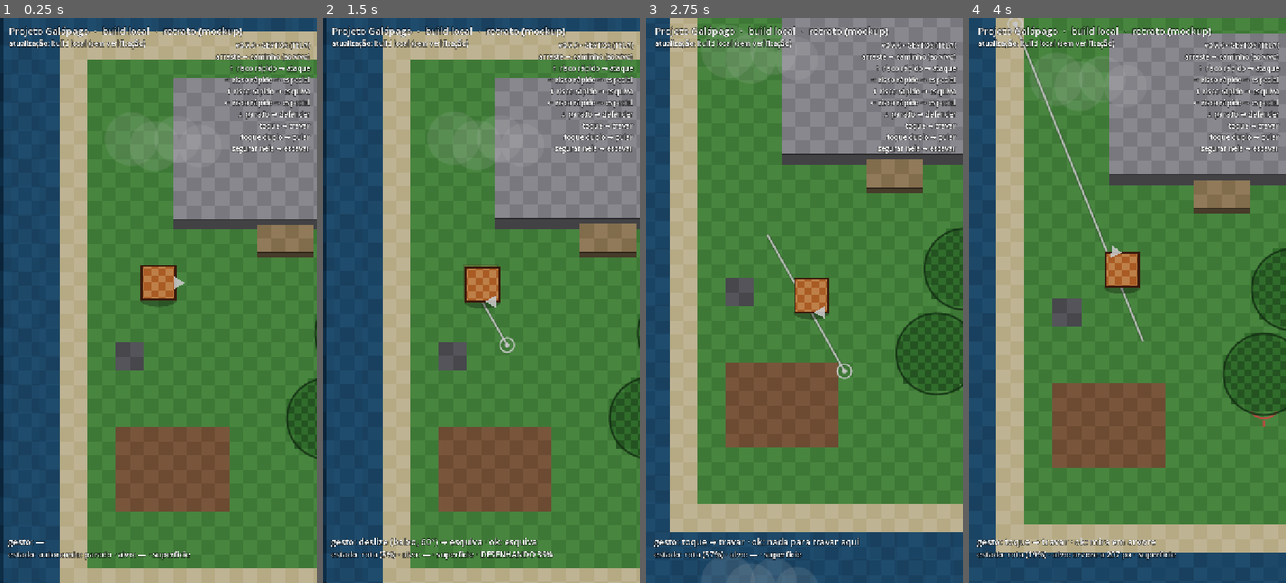
Above: before the commit, frames 1-4 (left to right).
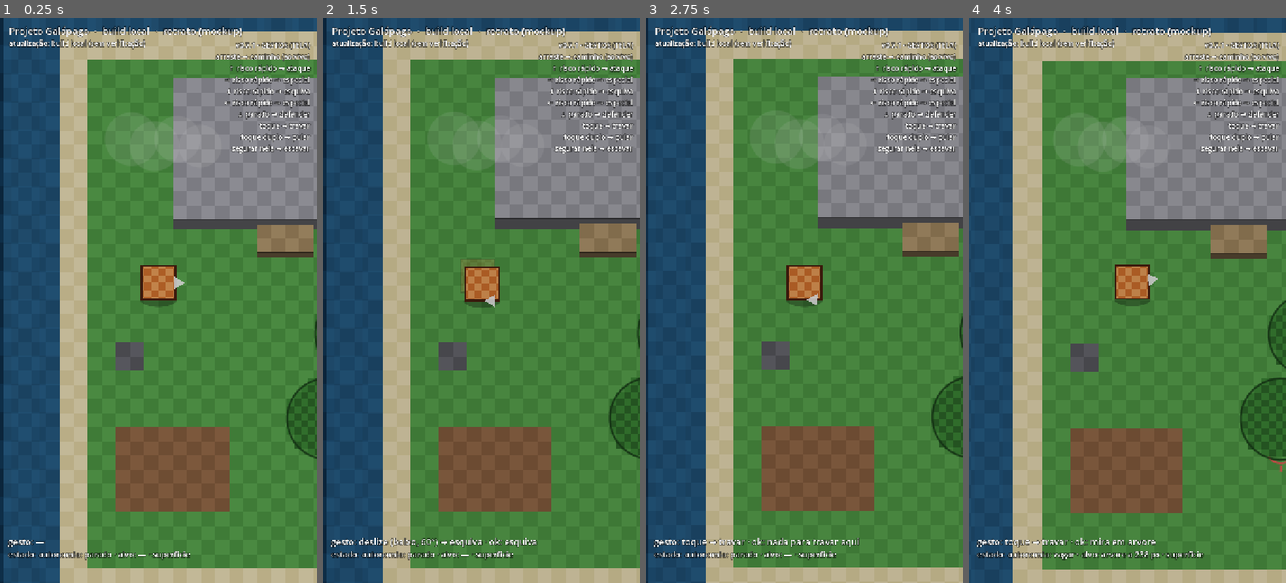
Above: after the commit, the same moments.

Repository: jonathasptbr-gh/Projeto-Galapago
Game: Godot game, scene res://jogo/main.tscn
Two runs of this game, one before a commit and one after it. Both use one fixed random seed, a clock stepped at 60 frames per second and the inputs below.
Inputs (mouse positions are in pixels of both pictures, inside the frame that each line leads up to):
- Up to frame 1 (0.25 s): no input
- Up to frame 2 (1.5 s): tap Enter at 0.5 s; move the mouse to (551, 272) at 0.52 s; click (551, 272) at 0.67 s; tap Space at 1.25 s; drag from (418, 328) to (465, 413) at 1.27 s
- Up to frame 3 (2.75 s): move the mouse to (836, 176) at 2.02 s; click (836, 176) at 2.17 s
- Up to frame 4 (4 s): drag from (1111, 413) to (1032, 215) at 2.77 s; move the mouse to (1222, 385) at 3.52 s; click (1222, 385) at 3.67 s

The runs differ from the first frame. In frame 1, less than 0.1% of the frame differs, in the area x 79-81%, y 4-6%; in frame 2, 1.1%; in frame 3, 58%, in the area x 0-100%, y 0-100%; in frame 4, 46%.

Commit message:
v0.7.1: o gesto de AÇÃO (risco/defesa) não vira passo
- sim/gestos: o risco cancela o desenho (um gesto = uma intenção) e o
  'planejamento' (tempo lento + véu) só entra quando o gesto deixou de poder
  ser risco
- sim/corpo: guardar_rota/voltar_rota devolvem rota, progresso e autonomia
- jogo/main: instantâneo da rota na descida do dedo, cancelamento no deslize e
  no segurar_inicio, tempo volta na hora e véu suavizado
- testes 72; docs (GDD, HISTORICO, RESIDUOS, fila P13)

Diff:
--- a/dados/gestos.json
+++ b/dados/gestos.json
@@ -1,5 +1,5 @@
 {
- "_leia": "Gestos -> ações. v0.7: os setores são RELATIVOS À …(192 unchanged characters)… do (a linha não anda com ela). As AÇÕES acontecem em paralelo: um RISCO rápido (`flick_*`) dispara o setor no meio do arrasto, no máximo uma vez por gesto. Enquanto desenha, o mundo roda em `pla …(306 unchanged characters)…
+ "_leia": "Gestos -> ações. v0.7: os setores são RELATIVOS À …(192 unchanged characters)… do (a linha não anda com ela). As AÇÕES são gestos próprios: um RISCO rápido (`flick_*`) dispara o setor no meio do arrasto, no máximo uma vez por gesto, e NÃO vira caminho (o traço é cancelado e a rota anterior volta) — é o ataque durante a caminhada. Enquanto desenha, o mundo roda em `pla …(306 unchanged characters)…
  "limiares": {
   "toque_max_px": 16,
   "toque_max_ms": 260,
--- a/jogo/hud.gd
+++ b/jogo/hud.gd
@@ -52,7 +52,7 @@
 
 func _legenda() -> String:
 	var m: Dictionary = cfg.get("mapa", {})
-	var linhas := PackedStringArray(["v0.7.0 · GESTOS (TELA)"])
+	var linhas := PackedStringArray(["v0.7.1 · GESTOS (TELA)"])
 	linhas.append("arraste → caminho (ao vivo)")
 	for s in m.get("deslize", []):
 		var seta: String = {"cima": "↑", "baixo": "↓", "esquerda": "←", "direita": "→"}.get(s["nome"], "?")
--- a/jogo/main.gd
+++ b/jogo/main.gd
@@ -60,9 +60,13 @@
 var _gesto_origem := Vector2.ZERO
 var _gesto_inv := Transform2D.IDENTITY
 var _traco_iniciado := false
+# a rota de ANTES do gesto: um risco de ação cancela o traço e a devolve
+var _rota_antes := {}
+var _cancelou := false
 # tempo lento do desenho e a rampa de aceleração da saída
 var _escala := 1.0
 var _retomada := 0.0
+var _veu_alfa := 0.0
 
 
 func _ready() -> void:
@@ -193,21 +197,23 @@
 	for cp in copas:
 		cp.atualizar(corpo.pos, delta, corpo.camada == Mundo.SUBSOLO)
 	# a rota (a mesma que o dedo desenhou) fica VISÍVEL durante os gestos de
-	# ação: ataque, esquiva e pulo acontecem POR CIMA dela.
+	# ação: ataque, esquiva e pulo acontecem POR CIMA dela, sem movê-la.
 	if corpo.em_rota():
 		trilha.mostrar(corpo.rota)
 	else:
 		trilha.mostrar(PackedVector2Array())
 	camera.position = criatura.ponto_visual()
 	hud.estado(corpo, alvos, planejando, _escala)
-	_escurecer(planejando, plano, retomada_s)
+	_escurecer(planejando, plano, retomada_s, delta)
 
 
 ## VÉU: escurece enquanto desenha e clareia junto com a rampa de aceleração.
-func _escurecer(planejando: bool, plano: Dictionary, retomada_s: float) -> void:
+## Suavizado para não piscar num gesto de ação que mal começou.
+func _escurecer(planejando: bool, plano: Dictionary, retomada_s: float, delta: float) -> void:
 	var forca := float(plano.get("escurecer", 0.22))
-	var v := 1.0 if planejando else 1.0 - _retomada / retomada_s
-	veu.color = Color(0, 0, 0, forca * clampf(v, 0.0, 1.0))
+	var alvo := 1.0 if planejando else 1.0 - _retomada / retomada_s
+	_veu_alfa = lerpf(_veu_alfa, clampf(alvo, 0.0, 1.0), clampf(delta * 9.0, 0.0, 1.0))
+	veu.color = Color(0, 0, 0, forca * _veu_alfa)
 
 
 func _evento(e: String) -> void:
@@ -249,6 +255,8 @@
 	_gesto_origem = corpo.pos - corpo.desvio
 	_gesto_inv = get_viewport().get_canvas_transform().affine_inverse()
 	_traco_iniciado = false
+	_rota_antes = corpo.guardar_rota()
+	_cancelou = false
 	_entregar(reconhecedor.iniciar(p, tempo_ms, tela_de(criatura.ponto_visual() + Vector2(0, -20))))
 
 
@@ -263,6 +271,13 @@
 
 func _entregar(evs: Array) -> void:
 	for ev in evs:
+		# AÇÃO de um risco (ataque, especial, esquiva) ou defesa: o gesto NÃO é
+		# caminho — o traço que o dedo chegou a riscar é cancelado e a rota
+		# anterior volta, então dá para atacar DURANTE a caminhada sem movê-la.
+		if ev["gesto"] in ["deslize", "segurar_inicio"]:
+			_cancelar_traco()
+			if ev["gesto"] == "deslize":
+				_retomada = 0.0  # ação não fica em câmera lenta
 		if ev["gesto"] == "trajetoria":
 			# O caminho já foi desenhado AO VIVO: aqui só se fecha a rota com o
 			# último trecho (nada de recomeçar do zero).
@@ -280,6 +295,16 @@
 		hud.gesto(ev, cmd, res)
 
 
+## Cancela o caminho riscado por este gesto: devolve a rota (e o progresso)
+## que existia antes do dedo descer. É o que faz "ataque não ser passo".
+func _cancelar_traco() -> void:
+	if _cancelou:
+		return
+	_cancelou = true
+	corpo.voltar_rota(_rota_antes)
+	_traco_iniciado = false
+
+
 ## O desenho do dedo em MUNDO, a partir da origem congelada e com o GANHO de
 ## sensibilidade: um dedo menor cobre mais tela (o mesmo traço em px de tela é
 ## multiplicado por `desenho.ganho`).
--- a/sim/corpo.gd
+++ b/sim/corpo.gd
@@ -501,6 +501,32 @@
 			return {"tipo": "terreno", "celula": c}
 	return {}
 
+## GUARDA o estado da rota (e da autonomia) inteiro — é o que permite CANCELAR
+## um traço que virou AÇÃO: um risco rápido de ataque/esquiva não deixa
+## caminho, e a caminhada anterior volta do ponto em que estava.
+func guardar_rota() -> Dictionary:
+	return {
+		"rota": rota.duplicate(), "i": _rota_i, "t": rota_t, "total": total_rota,
+		"barrado": _barrado, "autonomia": autonomia, "destino": _auto_destino,
+		"auto_t": _auto_t, "espera": _auto_espera,
+	}
+
+
+## Devolve o estado guardado por `guardar_rota` (o traço cancelado sai da rota
+## e o progresso volta ao que era).
+func voltar_rota(g: Dictionary) -> void:
+	rota = g["rota"]
+	_rota_i = int(g["i"])
+	rota_t = float(g["t"])
+	total_rota = float(g["total"])
+	_barrado = bool(g["barrado"])
+	_desvios = 0
+	autonomia = str(g["autonomia"])
+	_auto_destino = g["destino"]
+	_auto_t = float(g["auto_t"])
+	_auto_espera = float(g["espera"])
+
+
 ## Fim da rota: guarda o destino para a autonomia e limpa a rota — a posição
 ## final é calculada ANTES de limpar (era o defeito da v0.5).
 func _terminar_rota() -> Vector2:
--- a/sim/gestos.gd
+++ b/sim/gestos.gd
@@ -13,9 +13,11 @@
 ## JÁ É caminho (o jogo desenha a rota ao vivo, quadro a quadro). Acabou o
 ## "segurar parado antes de arrastar".
 ##
-## As AÇÕES continuam em paralelo: um RISCO rápido (limiares `flick_*`)
-## dispara o setor da tabela NO MEIO do arrasto e o caminho continua — no
-## máximo um disparo por gesto (senão um desenho rápido viraria metralhadora).
+## As AÇÕES ficam em paralelo no sentido do jogo: um RISCO rápido (limiares
+## `flick_*`) dispara o setor da tabela sem virar caminho — o traço que o dedo
+## chegou a riscar é cancelado (a rota anterior volta) e a criatura continua a
+## caminhada em que estava. Um gesto = uma intenção: risco vira AÇÃO, arrasto
+## lento/curvo vira CAMINHO. No máximo um disparo por gesto.
 ##
 ## A ORIGEM do caminho é a posição da CRIATURA quando o dedo desceu. Aqui só se
 ## guarda o ponto de TELA do começo (`inicio()`); quem converte tela→mundo
@@ -39,6 +41,7 @@
 var _defendendo := false
 var _segurando := false
 var _acao_disparada := false
+var _planejavel := false   # já não pode ser um risco: o mundo pode desacelerar
 var _pontos := PackedVector2Array()
 var _tempos: Array[float] = []
 var _t0 := 0.0
@@ -72,8 +75,10 @@
 
 
 ## O mundo está em "planejamento" (tempo lento)? Desenho, defesa ou escavação.
+## Um RISCO ainda não confirmado como desenho NÃO desacelera: senão a tela
+## escureceria por dois quadros a cada ataque.
 func planejando() -> bool:
-	return _desenhando or _defendendo or _segurando
+	return (_desenhando and _planejavel) or _defendendo or _segurando
 
 
 func defendendo() -> bool:
@@ -97,6 +102,7 @@
 	_defendendo = false
 	_segurando = false
 	_acao_disparada = false
+	_planejavel = false
 	_pontos = PackedVector2Array([pos])
 	_tempos = [t_ms]
 	_t0 = t_ms
@@ -119,12 +125,24 @@
 		if pos.distance_to(_pontos[0]) <= lim["desenho_min_px"]:
 			return []
 		_desenhando = true
-	# RISCO rápido: a ação sai AGORA, no meio do desenho, sem parar o caminho.
+	# RISCO rápido: a ação sai AGORA e o gesto deixa de ser caminho — o traço
+	# que o dedo chegou a riscar é CANCELADO por quem desenha (jogo/main.gd
+	# devolve a rota anterior). Ataque NÃO é passo: ele acontece durante a
+	# caminhada que já existia.
 	var ev := _risco(t_ms)
-	if ev.is_empty():
-		return []
-	_acao_disparada = true
-	return [ev]
+	if not ev.is_empty():
+		_acao_disparada = true
+		_desenhando = false
+		return [ev]
+	# ainda é candidato a risco? então não desacelera. Basta o dedo ir mais
+	# devagar, o traço passar da janela, virar curva ou durar mais que o risco.
+	if not _planejavel:
+		var dur := t_ms - _t0
+		_planejavel = _velocidade(t_ms) < lim["flick_vel_min_px_s"] \
+			or _comprimento() > lim["flick_janela_px"] \
+			or dur > lim["flick_max_ms"] \
+			or _desvio_corda() > lim["flick_reta_px"]
+	return []
 
 
 ## Chamar a cada quadro com o dedo parado: é o que transforma em "segurar".
@@ -139,6 +157,7 @@
 			return []
 		_defendendo = true
 		_segurando = false
+		_desenhando = false  # defesa também não deixa caminho
 		return [_evento("segurar_inicio", t_ms)]
 	# segurar em cima dela, parado = escavar (decidido no soltar)
 	if _na_criatura and not _segurando and t_ms - _t0 >= lim["segurar_min_ms"] \
@@ -164,6 +183,8 @@
 	if _segurando:
 		_segurando = false
 		return [_evento("segurar_inicio", t_ms)]
+	if _acao_disparada:
+		return []  # o gesto já resolveu numa AÇÃO (o risco já disparou)
 	if _desvio_max() > lim["toque_max_px"] or dur > lim["toque_max_ms"]:
 		return [_evento("nada", t_ms)]
 	var saida := [_evento("toque", t_ms)]
--- a/testes/test_corpo.gd
+++ b/testes/test_corpo.gd
@@ -384,3 +384,26 @@
 	checar(c.rota[1].distance_to(origem) < 1.0, "o 2º é o começo do traço (%s)" % [c.rota])
 	_rodar(c, m, 0.2)
 	checar(c.pos.x < 96.0, "voltou para o começo (x=%s)" % c.pos.x)
+
+
+## Cancelar o traço que virou AÇÃO: a rota anterior volta INTEIRA (com o
+## progresso) — é o que faz "ataque não ser passo" durante a caminhada.
+func test_voltar_rota_desfaz_o_traco_que_virou_acao() -> void:
+	var s := _setup(MAPA)
+	var m: RefCounted = s[0]
+	var c: RefCounted = s[1]
+	c.comandar({"acao": "mover", "pontos": PackedVector2Array([Vector2(400, 48)])}, m, [])
+	_rodar(c, m, 0.3)
+	var guardado: Dictionary = c.guardar_rota()
+	var t0: float = c.rota_t
+	var fim: Vector2 = c.rota[c.rota.size() - 1]
+	# o dedo começa um traço ao vivo (para baixo) e ele vira AÇÃO: cancela
+	checar(c.tracar(PackedVector2Array([c.pos - c.desvio, c.pos - c.desvio + Vector2(0, 90)]), m, true).begins_with("ok"), "o traço entrou")
+	checar(c.rota[c.rota.size() - 1].y > 100.0, "a rota agora vai para baixo")
+	c.voltar_rota(guardado)
+	perto(c.rota_t, t0, 0.001, "o progresso voltou")
+	perto_v(c.rota[c.rota.size() - 1], fim, 0.001, "a rota anterior voltou inteira")
+	checar(c.em_rota(), "e ela continua em rota")
+	_rodar(c, m, 0.4)
+	checar(c.pos.x > 80.0, "segue andando na rota antiga (x=%s)" % c.pos.x)
+	checar(absf(c.pos.y - 48.0) < 20.0, "e não desceu pelo traço cancelado (y=%s)" % c.pos.y)
--- a/testes/test_gestos.gd
+++ b/testes/test_gestos.gd
@@ -46,8 +46,9 @@
 	checar(not evs[0]["defesa"], "não é defesa")
 
 
-## O RISCO rápido dispara a ação NO MEIO do arrasto; o caminho segue.
-func test_risco_dispara_acao_no_meio_do_desenho() -> void:
+## O RISCO rápido dispara a ação e o gesto NÃO vira caminho: o traço é
+## cancelado (a rota anterior volta em jogo/main.gd). Ataque não é passo.
+func test_risco_dispara_acao_e_nao_vira_caminho() -> void:
 	var r := _r()
 	r.iniciar(Vector2(200, 700), 0, CRIA)
 	var evs: Array = []
@@ -56,11 +57,11 @@
 		p += Vector2(0, -40)
 		evs.append_array(r.mover(p, 30 * i))
 	igual(_nomes(evs), ["deslize"], "uma ação, no meio do traço")
-	checar(r.desenhando(), "o caminho continua sendo desenhado")
+	checar(not r.desenhando(), "o gesto virou AÇÃO, não caminho")
 	var cmd := C.traduzir(evs[0], cfg["mapa"])
 	igual(cmd["acao"], "ataque", "risco para cima = ataque")
 	igual(cmd["setor"], "cima", "setor de cima")
-	igual(_nomes(r.soltar(p + Vector2(20, -40), 220)), ["trajetoria"], "o soltar ainda fecha a rota")
+	igual(_nomes(r.soltar(p + Vector2(20, -40), 220)), [], "soltar não fecha rota nenhuma")
 
 
 ## Um gesto dispara NO MÁXIMO uma ação (senão um desenho rápido vira metralhadora).
@@ -89,6 +90,23 @@
 	igual(_nomes(r.soltar(p, 1600)), ["trajetoria"], "fecha a rota")
 
 
+## Um risco de ação NÃO desacelera o mundo (a tela não pisca a cada ataque);
+## um desenho lento desacelera já no começo.
+func test_risco_nao_desacelera_e_desenho_desacelera() -> void:
+	var r := _r()
+	r.iniciar(Vector2(200, 700), 0, CRIA)
+	r.mover(Vector2(200, 740), 25)   # 40 px em 25 ms: ainda pode ser risco
+	checar(r.desenhando(), "o traço é caminho provisório")
+	checar(not r.planejando(), "mas o mundo NÃO desacelera ainda")
+	igual(_nomes(r.mover(Vector2(200, 780), 50)), ["deslize"], "o risco dispara")
+	checar(not r.planejando(), "e o mundo não fica lento")
+	var d := _r()
+	d.iniciar(Vector2(100, 900), 0, CRIA)
+	d.mover(Vector2(120, 905), 100)  # 20 px em 100 ms: devagar
+	checar(d.desenhando(), "é desenho")
+	checar(d.planejando(), "desenho desacelera já")
+
+
 ## Curva rápida é desenho, não risco: o traço não é reto.
 func test_risco_curvo_nao_dispara() -> void:
 	var r := _r()
@@ -109,6 +127,7 @@
 	r.mover(Vector2(200, 800), 300)
 	igual(_nomes(r.tick(520)), ["segurar_inicio"], "defende")
 	checar(r.defendendo(), "está defendendo")
+	checar(not r.desenhando(), "defesa também não deixa caminho")
 	igual(_nomes(r.soltar(Vector2(200, 800), 900)), ["segurar_fim"], "soltou")
 
 
Not shown, changed: docs/CONCEITO.md
Not shown, changed: docs/HISTORICO.md
Not shown, changed: docs/PEDIDOS-EM-ESPERA.md
Not shown, changed: docs/RESIDUOS.md
Not shown, changed: docs/gdd/gestos-e-acoes.md
